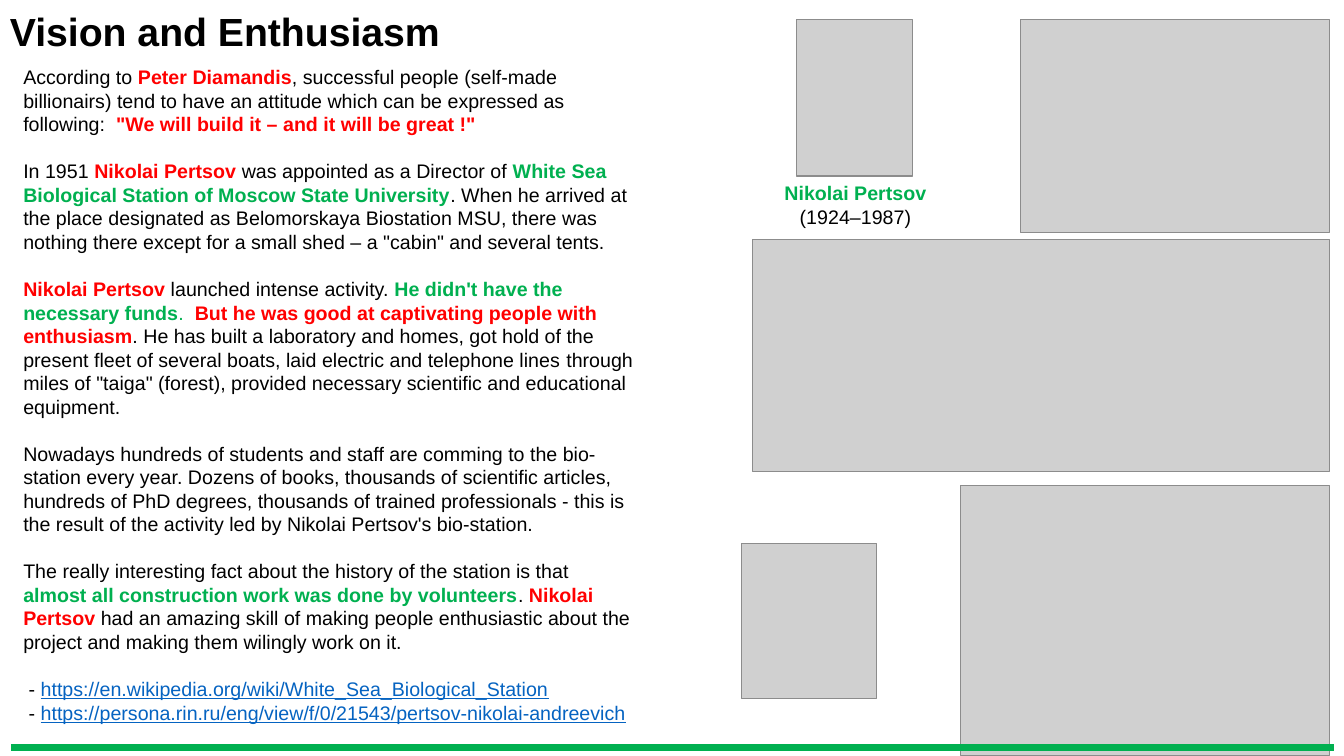
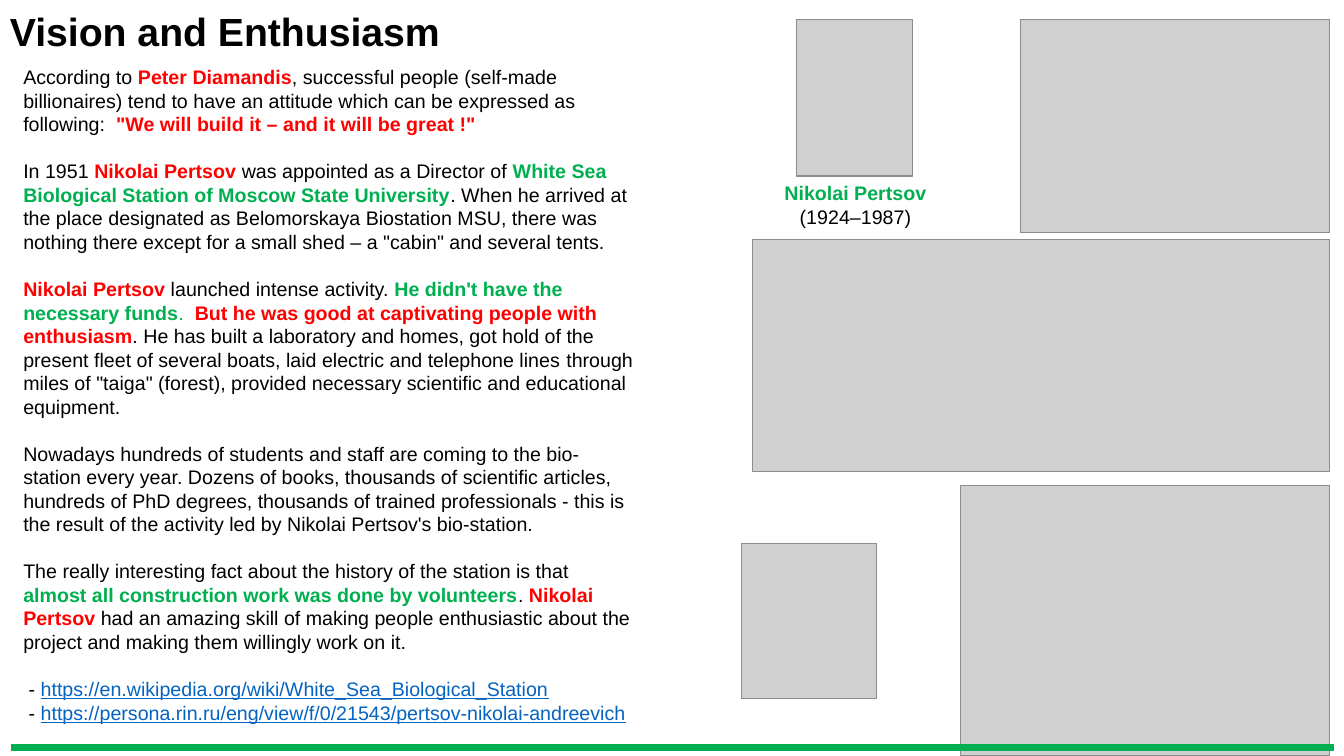
Before and after one commit to lselector/management, a slide deck: slide 24 of Management.pptx. Drawn at 1344x756 pixels with LibreOffice and Linux fonts; fonts in the diff are those of the drawing; grey boxes stand for pictures. Boxes give left, top, right and bottom in pixels: in the first picture for what was removed or moved away, otherwise in the second. Text is boxed around its words. In the diff, an @@ line names an element or a change of style, - is before the commit and + after.

Commit message:
update

```diff
--- a/Management.pptx
+++ b/Management.pptx
@@ text at (23,69,575,135): text changed @@
-According to Peter Diamandis, successful people (self-made billionairs) tend to have an attitude which can be expressed as following: "We will build it – and it will be great !"
+According to Peter Diamandis, successful people (self-made billionaires) tend to have an attitude which can be expressed as following: "We will build it – and it will be great !"
@@ text at (23,446,630,653): text changed @@
-Nowadays hundreds of students and staff are comming to the bio-station every year. Dozens of books, thousands of scientific articles, hundreds of PhD degrees, thousands of trained professionals - this is the result of the activity led by Nikolai Pertsov's bio-station.
-The really interesting fact about the history of the station is that almost all construction work was done by volunteers. Nikolai Pertsov had an amazing skill of making people enthusiastic about the project and making them wilingly work on it.
+Nowadays hundreds of students and staff are coming to the bio-station every year. Dozens of books, thousands of scientific articles, hundreds of PhD degrees, thousands of trained professionals - this is the result of the activity led by Nikolai Pertsov's bio-station.
+The really interesting fact about the history of the station is that almost all construction work was done by volunteers. Nikolai Pertsov had an amazing skill of making people enthusiastic about the project and making them willingly work on it.
```
